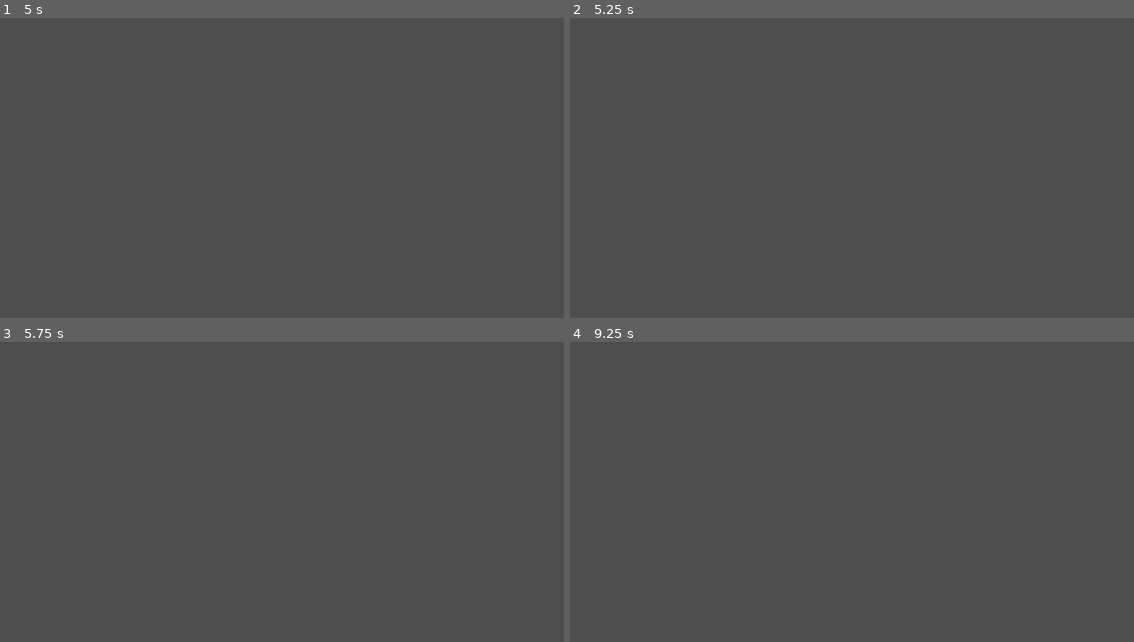
Above: before the commit, frames 1-4 (two rows, left to right).
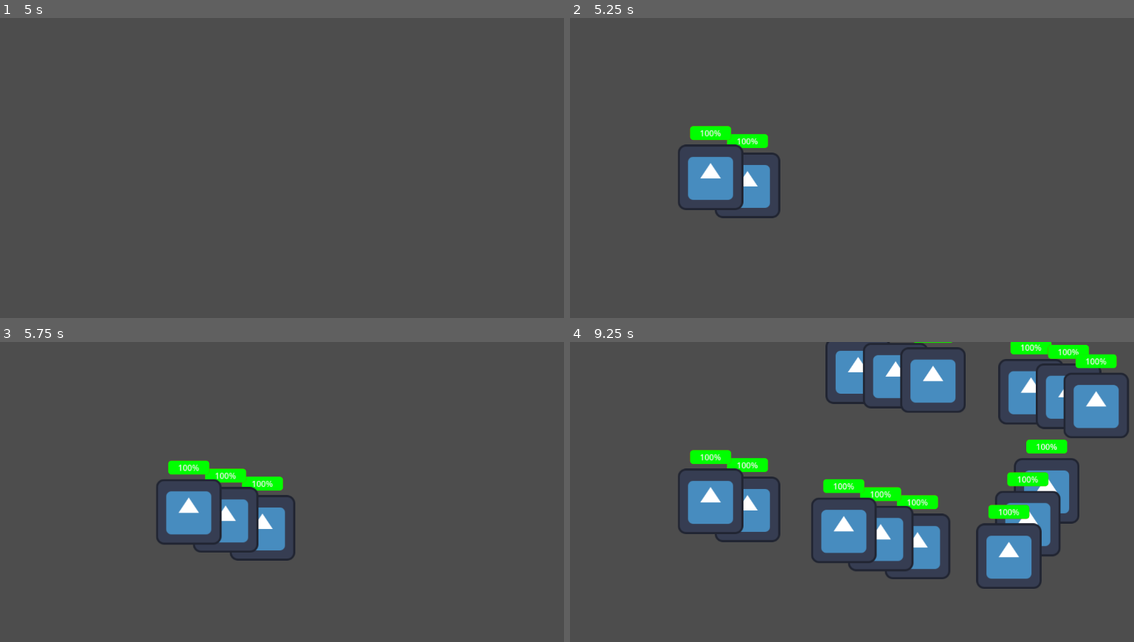
Above: after the commit, the same moments.

Repository: Fxll3n/Defendo
Game: Godot game, scene res://scenes/node_2d.tscn
Same seed, same stepped clock (60 frames per second), same inputs: the game is played once before the commit and once after it. The project has no main scene, so this scene is started directly. The engine's default icon, where the game draws it, is replaced by a stand-in: a white triangle on a blue panel in a dark square.
Inputs:
- Up to frame 1 (5 s): no input
- Up to frame 2 (5.25 s): tap Enter at 5 s
- Up to frame 3 (5.75 s): no input
- Up to frame 4 (9.25 s): no input

Frame 1 is identical in both runs. In frame 2, 3.1% of the frame differs, in the area x 19-38%, y 35-67%; in frame 3, 4.3%; in frame 4, 19%, in the area x 19-100%, y 0-83%.

Commit message:
Unfinished
Split pathing part 1

Diff:
--- /dev/null
+++ b/prefabs/enemy.tscn
@@ -0,0 +1,13 @@
+[gd_scene load_steps=3 format=3 uid="uid://cgsfr1yx7knid"]
+
+[ext_resource type="Script" path="res://scripts/units/enemy.gd" id="1_x2a5c"]
+[ext_resource type="Texture2D" uid="uid://bdrsijnpioh6c" path="res://icon.svg" id="2_vn28m"]
+
+[node name="Enemy" type="Node2D"]
+script = ExtResource("1_x2a5c")
+move_speed = 340.0
+reward_amount = 100.0
+max_health = 30.0
+damage = 10.0
+texture = ExtResource("2_vn28m")
+healthbar_pos = Vector2(-40, -100)
--- a/scenes/node_2d.tscn
+++ b/scenes/node_2d.tscn
@@ -1,7 +1,8 @@
-[gd_scene load_steps=4 format=3 uid="uid://cwpaum86risaf"]
+[gd_scene load_steps=8 format=3 uid="uid://cwpaum86risaf"]
 
-[ext_resource type="Script" path="res://scripts/units/enemy.gd" id="1_vclod"]
-[ext_resource type="Texture2D" uid="uid://bdrsijnpioh6c" path="res://icon.svg" id="2_ra4xn"]
+[ext_resource type="Script" path="res://scripts/units/WaveSpawner.gd" id="1_biiw0"]
+[ext_resource type="Script" path="res://scripts/resources/wave.gd" id="2_vqx6c"]
+[ext_resource type="PackedScene" uid="uid://cgsfr1yx7knid" path="res://prefabs/enemy.tscn" id="3_n6mb2"]
 
 [sub_resource type="Curve2D" id="Curve2D_802gu"]
 _data = {
@@ -9,21 +10,39 @@
 }
 point_count = 5
 
+[sub_resource type="Curve2D" id="Curve2D_6alin"]
+_data = {
+"points": PackedVector2Array(0, 0, 0, 0, 269, 310, 0, 0, 0, 0, 847, 436, 0, 0, 0, 0, 1034, 113, 0, 0, 0, 0, 529, 53, 0, 0, 0, 0, 41, 412)
+}
+point_count = 5
+
+[sub_resource type="Resource" id="Resource_n00fr"]
+script = ExtResource("2_vqx6c")
+id = 0
+enemies = Array[PackedScene]([ExtResource("3_n6mb2")])
+repeat = 0
+reward = 100
+next_wave_delay = 5.0
+split_paths = false
+
+[sub_resource type="Resource" id="Resource_wcpkw"]
+script = ExtResource("2_vqx6c")
+id = 1
+enemies = Array[PackedScene]([ExtResource("3_n6mb2"), ExtResource("3_n6mb2"), ExtResource("3_n6mb2")])
+repeat = 10
+reward = 400
+next_wave_delay = 1.0
+split_paths = false
+
 [node name="Node2D" type="Node2D"]
 
 [node name="Path2D" type="Path2D" parent="."]
 curve = SubResource("Curve2D_802gu")
 
-[node name="PathFollow2D" type="PathFollow2D" parent="Path2D"]
-position = Vector2(270, 307)
-rotation = -0.585361
-rotates = false
+[node name="Path2D2" type="Path2D" parent="."]
+curve = SubResource("Curve2D_6alin")
 
-[node name="Enemy" type="Node2D" parent="Path2D/PathFollow2D"]
-script = ExtResource("1_vclod")
-move_speed = 340.0
-reward_amount = 100.0
-max_health = 10.0
-damage = 2.0
-texture = ExtResource("2_ra4xn")
-healthbar_pos = Vector2(-40, -100)
+[node name="WaveSpawner" type="Node" parent="." node_paths=PackedStringArray("paths")]
+script = ExtResource("1_biiw0")
+waves = Array[ExtResource("2_vqx6c")]([SubResource("Resource_n00fr"), SubResource("Resource_wcpkw")])
+paths = [NodePath("../Path2D"), NodePath("../Path2D2")]
--- a/scripts/resources/wave.gd
+++ b/scripts/resources/wave.gd
@@ -6,3 +6,4 @@
 @export var repeat: int = 0
 @export var reward: int = 0
 @export var next_wave_delay: float = 5.0
+@export var split_paths: bool = false
--- /dev/null
+++ b/scripts/units/WaveSpawner.gd
@@ -0,0 +1,60 @@
+class_name WaveSpawner
+extends Node
+
+@export var waves: Array[Wave] # Array of Wave resources
+@export var paths: Array[Path2D] # Paths for enemy movement
+
+var current_wave: int = 0
+
+func _ready() -> void:
+	# Start the first wave when the scene is ready
+	if waves.size() > 0:
+		start_wave(current_wave)
+
+func start_wave(index: int):
+	# Check if all waves are complete
+	if index >= waves.size():
+		print("All waves complete!")
+		return
+
+	# Get the current wave and spawn its enemies
+	var wave = waves[index]
+	spawn_wave(wave)
+
+func spawn_wave(wave: Wave):
+	print("Starting wave ", wave.id)
+
+	# Spawn entities defined in the wave
+	spawn_entities(wave.enemies)
+
+	# Handle wave repetition or move to the next wave
+	if wave.repeat > 0:
+		wave.repeat -= 1
+		await get_tree().create_timer(wave.next_wave_delay).timeout
+		spawn_wave(wave) # Repeat the same wave
+	else:
+		await get_tree().create_timer(wave.next_wave_delay).timeout
+		current_wave += 1
+		start_wave(current_wave) # Move to the next wave
+
+func spawn_entities(entities: Array[PackedScene]):
+	var id = 0
+	# Iterate over the array of PackedScenes and spawn each one
+	for entity in entities:
+		spawn_entity(entity, id)
+		id += 1
+		await get_tree().create_timer(0.2).timeout
+
+func spawn_entity(entity: PackedScene, entity_id: int):
+	if entity:
+		# Instantiate the PackedScene
+		var spawned_entity = entity.instantiate()
+		var path_follower = PathFollow2D.new()
+		# Select a path based on the current wave index
+		var path = paths[current_wave % paths.size()]
+
+		# Add the entity as a child of the selected path
+
+		path.add_child(path_follower)
+		path_follower.add_child(spawned_entity)
+		print("Spawned entity on path: ", path.name)
